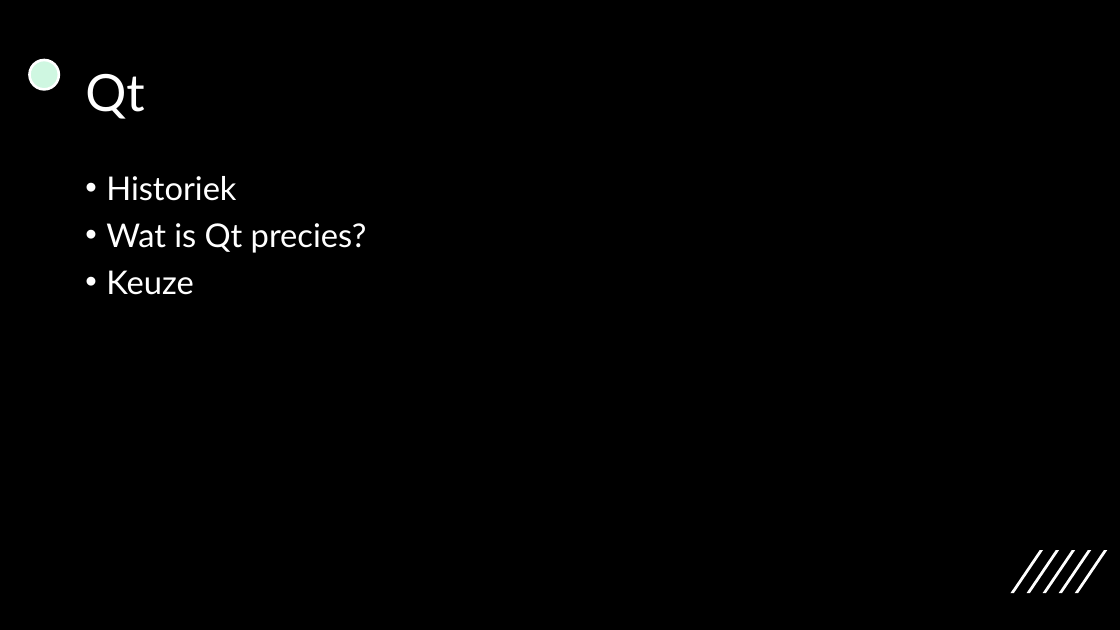
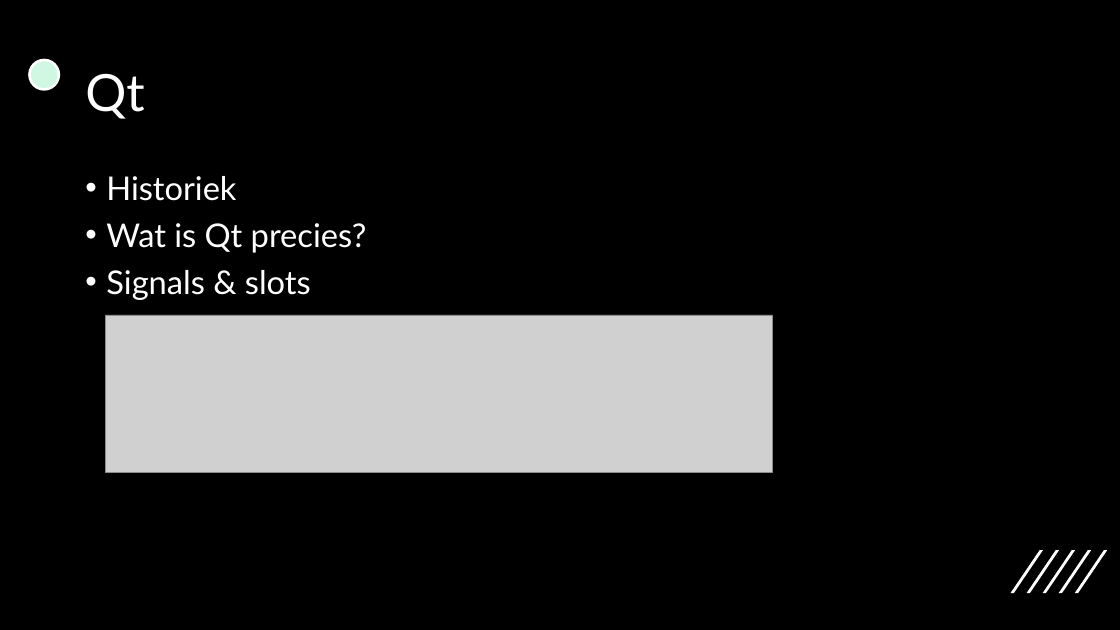
Before and after one commit to dietbrand/graduaatsproef, a slide deck: slide 4 of docs/graduaatsproef_presentatie.pptx. Drawn at 1120x630 pixels with LibreOffice and Linux fonts; fonts in the diff are those of the drawing; grey boxes stand for pictures. Boxes give left, top, right and bottom in pixels: in the first picture for what was removed or moved away, otherwise in the second. Text is boxed around its words. In the diff, an @@ line names an element or a change of style, - is before the commit and + after.

```diff
--- a/docs/graduaatsproef_presentatie.pptx
+++ b/docs/graduaatsproef_presentatie.pptx
@@ text at (x1=106, y1=270, x2=311, y2=300): text changed @@
-• Keuze
+• Signals & slots
@@ picture added at (x1=106, y1=315, x2=773, y2=472) @@
```
Also in this commit, not shown: 4 other slides changed.
